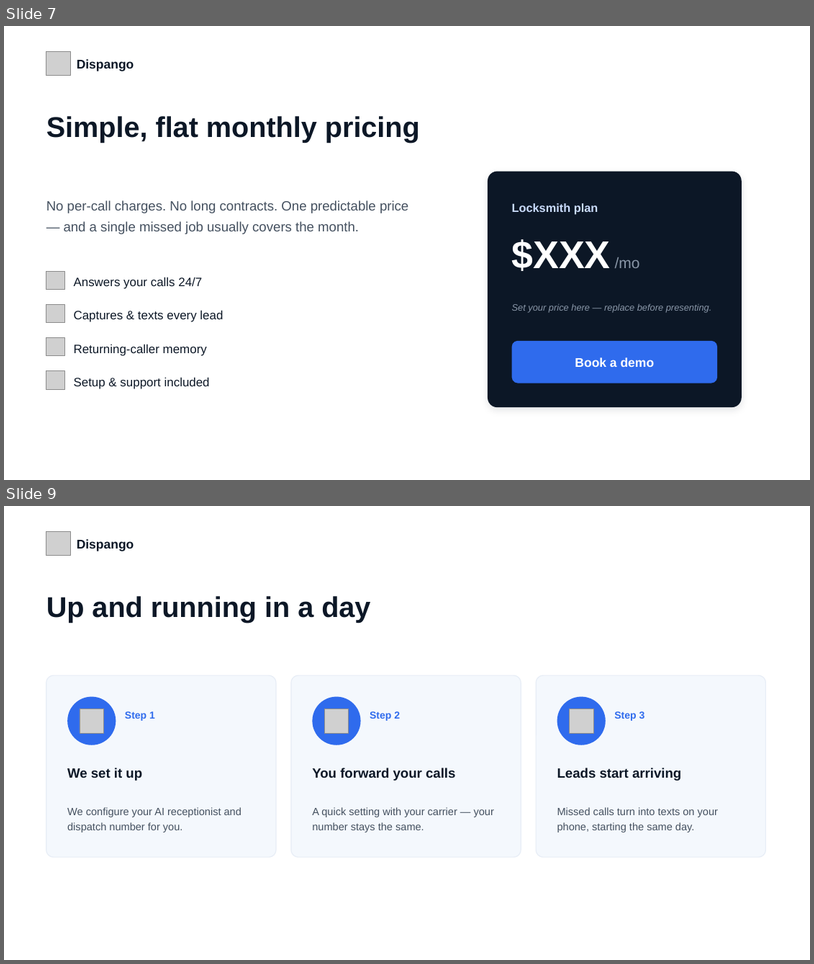
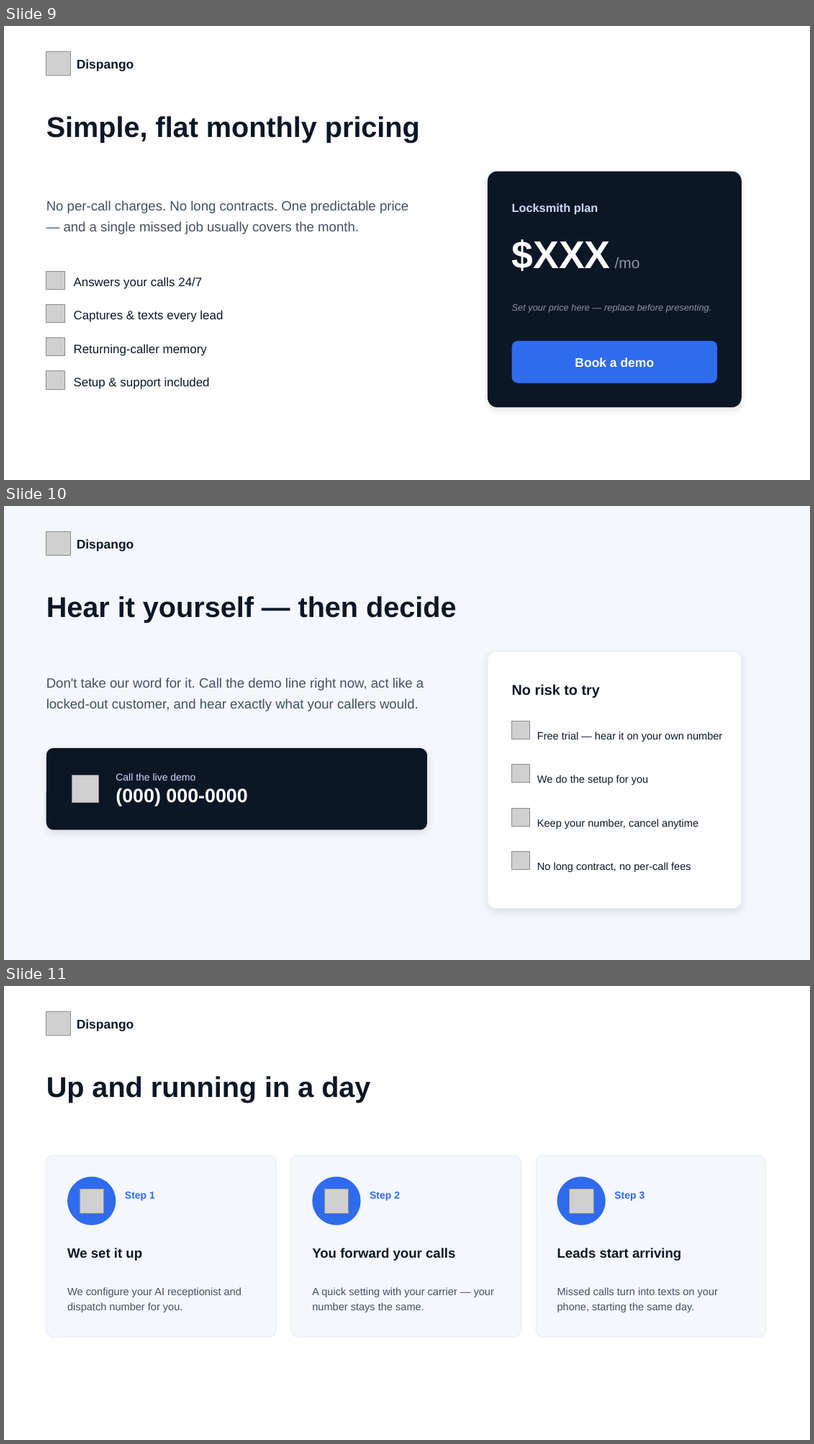
Before and after one commit to miguelangelsegura/mj-locksmith-webhook, a slide deck: sales/Dispango-demo-deck.pptx. Shown one above the other, each under a label of ours: slides 7 and 9 before the commit, slides 9, 10 and 11 after it; the slides between them are not shown. The pictures are 814x964 and 814x1444 pixels, drawn with LibreOffice and Linux fonts; fonts in the diff are those of the drawing; grey boxes stand for pictures. Boxes give left, top, right and bottom in pixels: in the first picture for what was removed or moved away, otherwise in the second. Text is boxed around its words. In the diff, an @@ line names an element or a change of style, - is before the commit and + after.

```diff
--- a/sales/Dispango-demo-deck.pptx
+++ b/sales/Dispango-demo-deck.pptx
@@ slide 10 added at [4, 506, 810, 960], background #F4F8FD @@
@@ picture added at [46, 531, 70, 556] @@
@@ text added at [77, 539, 134, 551], 15 pt, text #0C1726, bold @@
+Dispango
@@ text added at [46, 596, 456, 623], 34 pt, text #0C1726, bold @@
+Hear it yourself — then decide
@@ rounded rectangle added at [488, 651, 742, 908], fill #FFFFFF, outline #E7EDF6 1 pt @@
@@ text added at [46, 677, 424, 711], 16 pt, text #44505F @@
+Don't take our word for it. Call the demo line right now, act like a locked-out customer, and hear exactly what your callers would.
@@ text added at [512, 684, 600, 698], 17 pt, text #0C1726, bold @@
+No risk to try
@@ picture added at [512, 721, 530, 739] @@
@@ text added at [538, 731, 723, 741], 12.5 pt, text #0C1726 @@
+Free trial — hear it on your own number
@@ rounded rectangle added at [46, 748, 427, 830], fill #0C1726 @@
@@ picture added at [512, 764, 530, 782] @@
@@ picture added at [72, 775, 99, 803] @@
@@ text added at [116, 773, 247, 806], 12 pt, text #CADCFC @@
+Call the live demo
+(000) 000-0000
@@ text added at [538, 775, 648, 785], 12.5 pt, text #0C1726 @@
+We do the setup for you
@@ picture added at [512, 808, 530, 826] @@
@@ text added at [538, 818, 699, 829], 12.5 pt, text #0C1726 @@
+Keep your number, cancel anytime
@@ picture added at [512, 852, 530, 870] @@
@@ text added at [538, 862, 692, 872], 12.5 pt, text #0C1726 @@
+No long contract, no per-call fees
@@ what was slide 7 is now slide 9 @@
@@ what was slide 9 is now slide 11 @@
```
Also in this commit, not shown: 1 slide changed, 2 other slides added, 1 slide removed, 1 other file.
